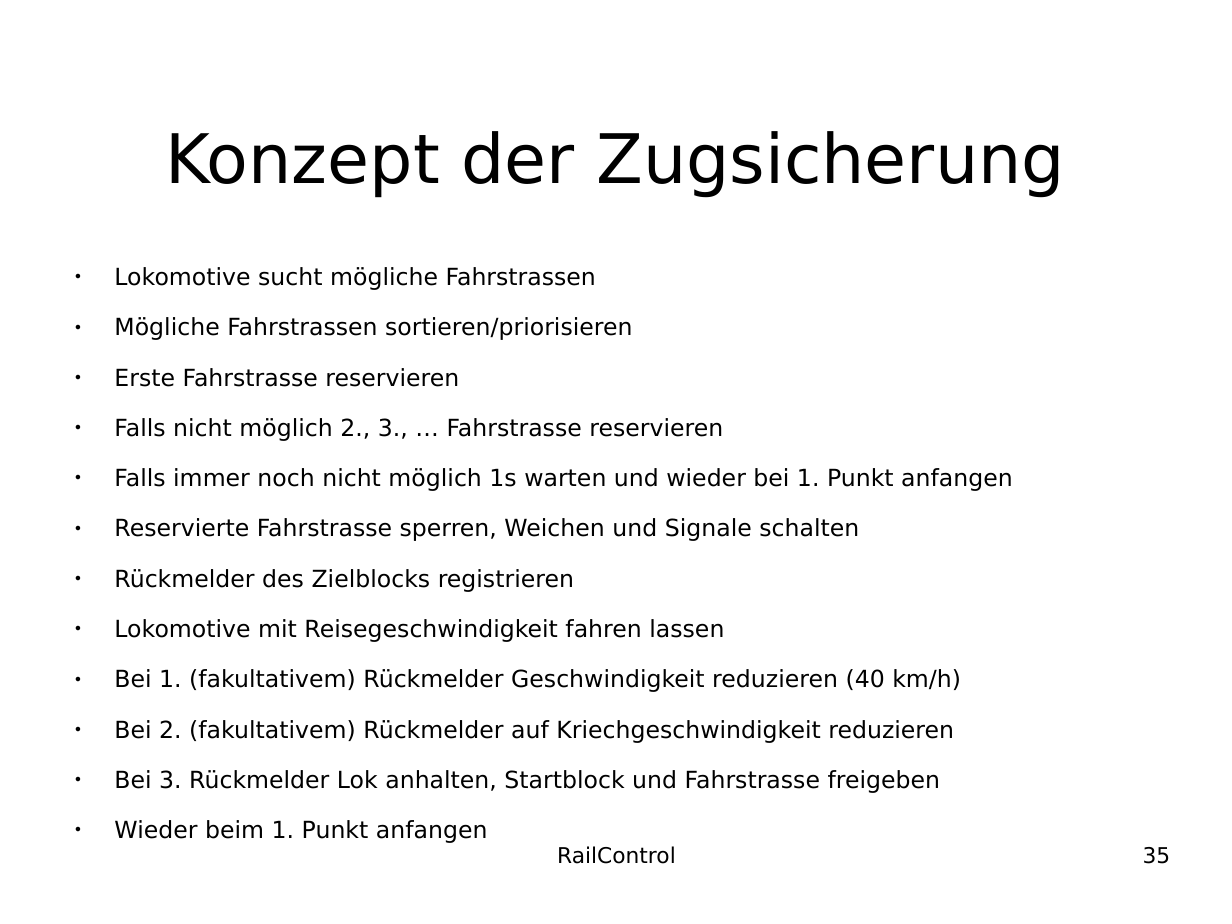
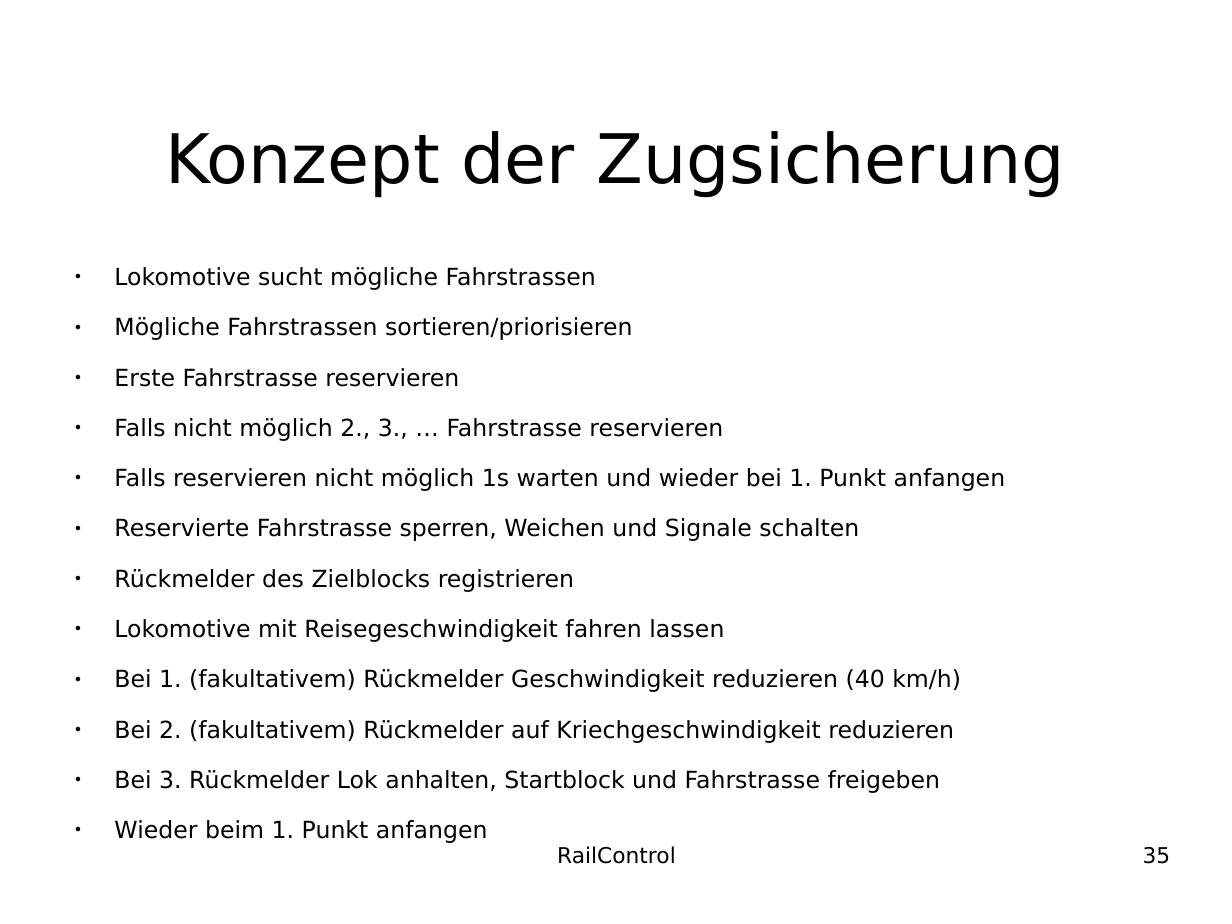
Before and after one commit to teddych/railcontrol, a slide deck: slide 35 of MAS/MAS_Thesis.odp. Drawn at 1232x924 pixels with LibreOffice and Linux fonts; fonts in the diff are those of the drawing; background and template pictures are left out. Boxes give left, top, right and bottom in pixels: in the first picture for what was removed or moved away, otherwise in the second. Text is boxed around its words. In the diff, an @@ line names an element or a change of style, - is before the commit and + after.

```diff
--- a/MAS/MAS_Thesis.odp
+++ b/MAS/MAS_Thesis.odp
@@ text at <box>114,468,1006,491</box>: text changed @@
-● Falls immer noch nicht möglich 1s warten und wieder bei 1. Punkt anfangen
+● Falls reservieren nicht möglich 1s warten und wieder bei 1. Punkt anfangen
```
Also in this commit, not shown: 2 other slides changed, 1 slide removed.
